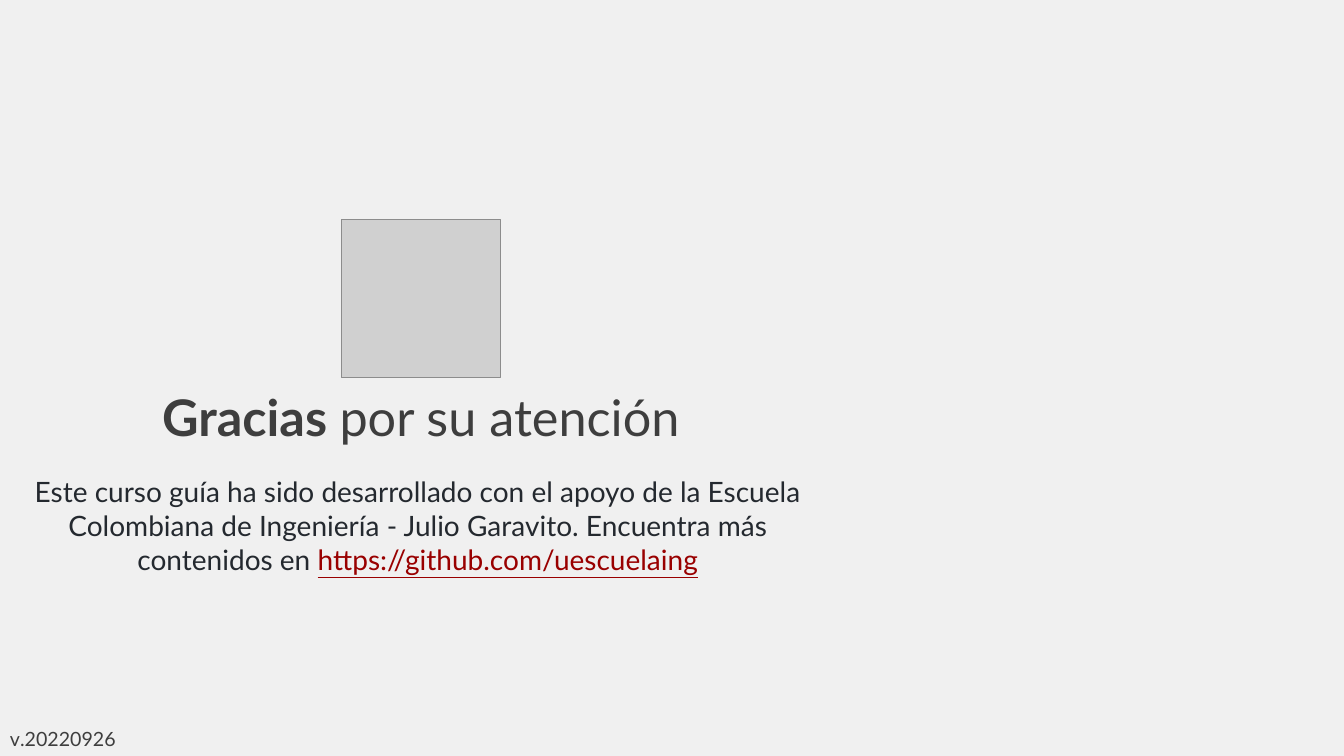
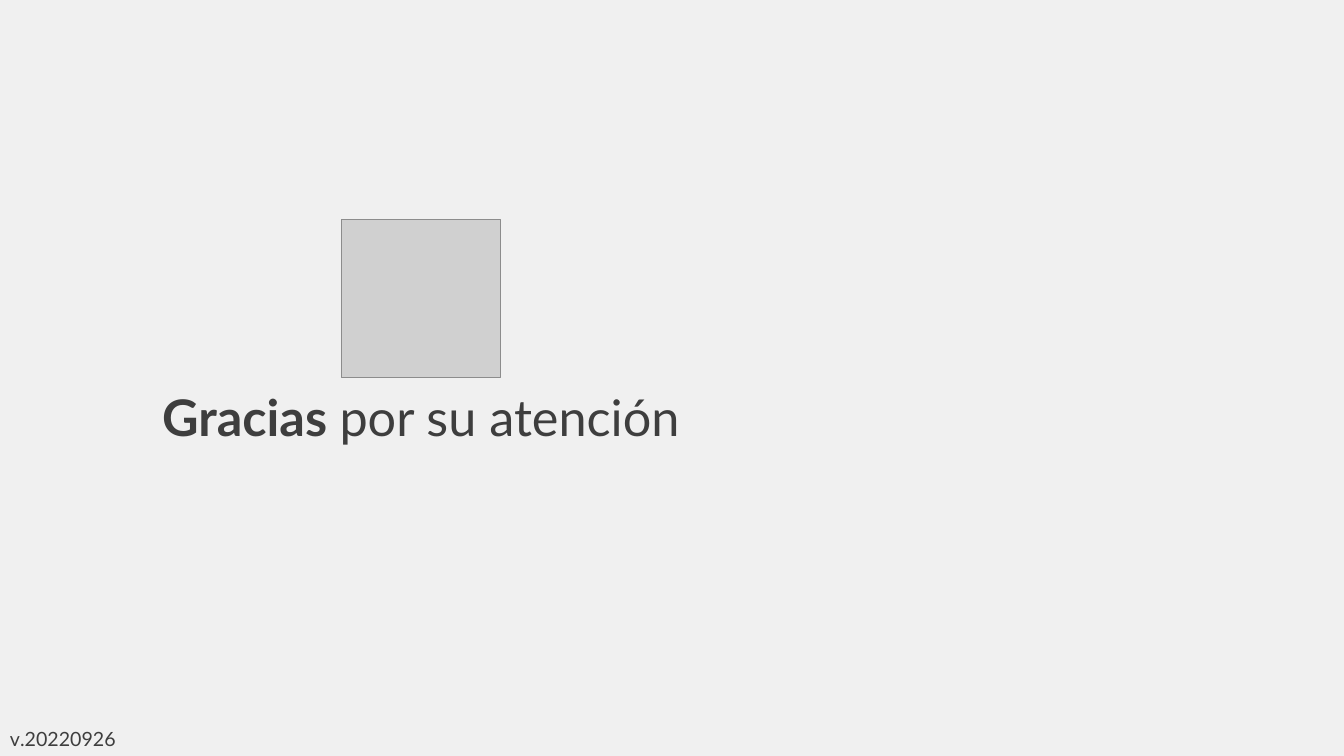
Before and after one commit to rcfdtools/R.TeachingResearchGuide, a slide deck: slide 24 of Section01/Section01.pptx. Drawn at 1344x756 pixels with LibreOffice and Linux fonts; fonts in the diff are those of the drawing; grey boxes stand for pictures. Boxes give left, top, right and bottom in pixels: in the first picture for what was removed or moved away, otherwise in the second. Text is boxed around its words. In the diff, an @@ line names an element or a change of style, - is before the commit and + after.

```diff
--- a/Section01/Section01.pptx
+++ b/Section01/Section01.pptx
@@ text removed at [35, 481, 800, 575] @@
-Este curso guía ha sido desarrollado con el apoyo de la Escuela Colombiana de Ingeniería - Julio Garavito. Encuentra más contenidos en https://github.com/uescuelaing
```
Also in this commit, not shown: 1 other slide changed, 1 other file.
